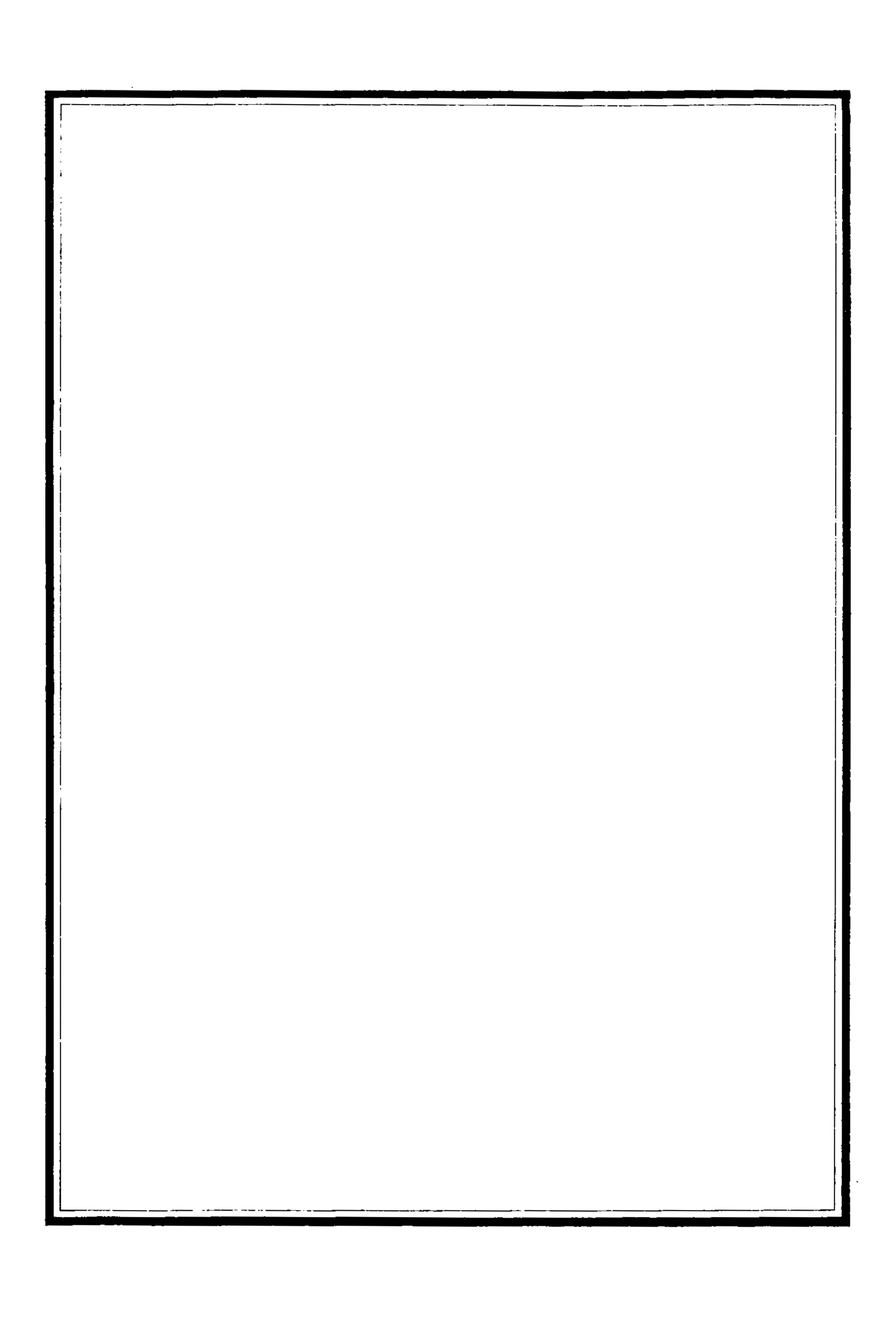
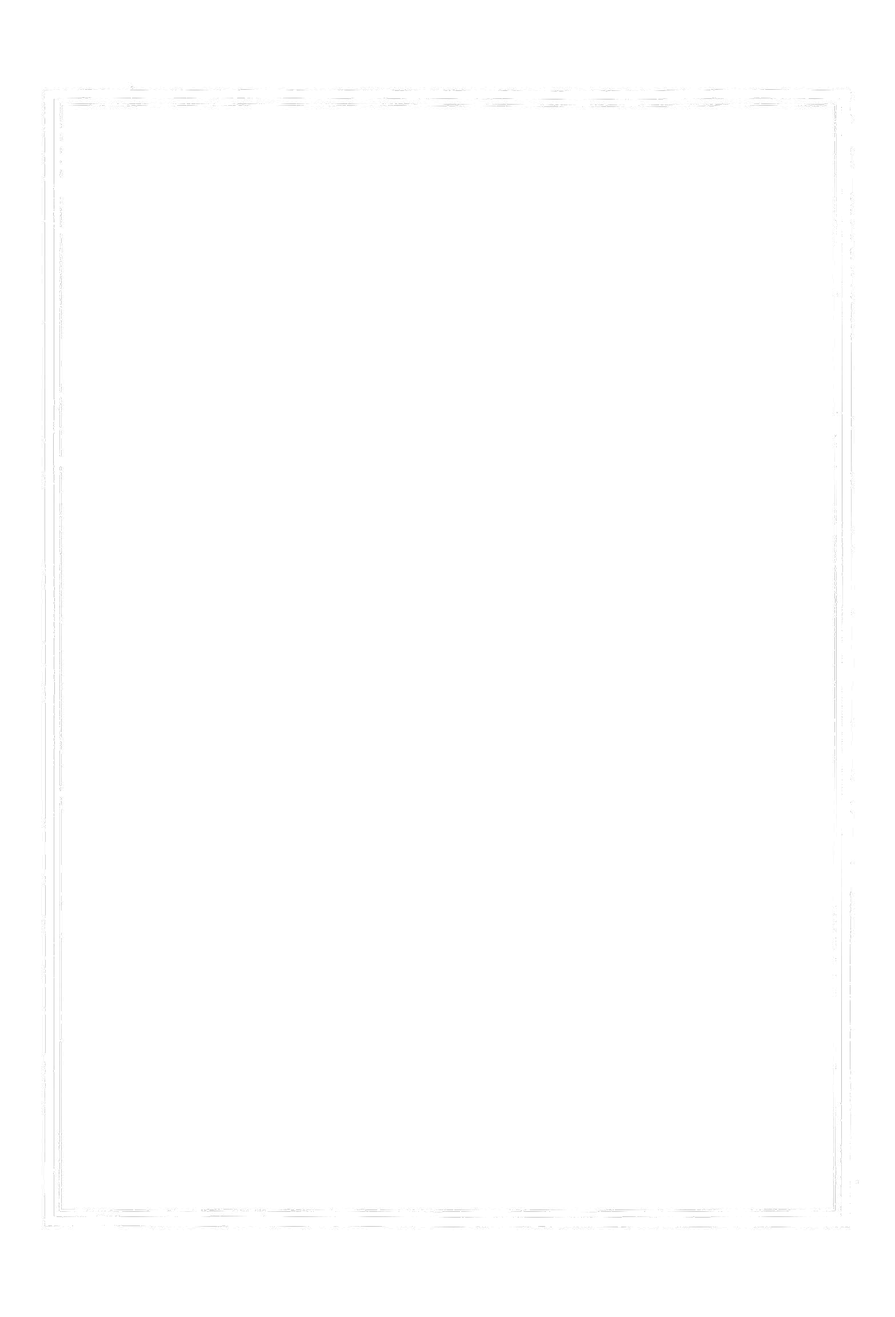
Layered file, before and after one edit (895 × 1317). Changes by layer:
painted on "Layer 1" over [41, 82, 860, 1231]
